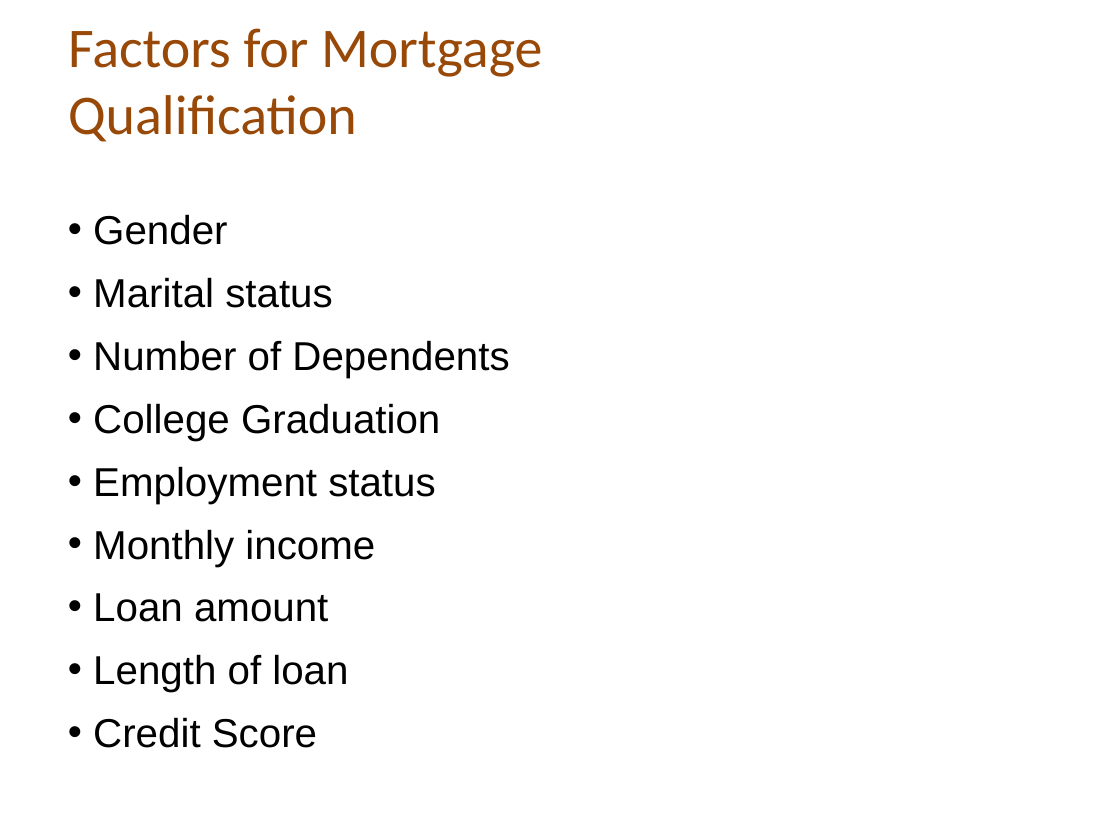
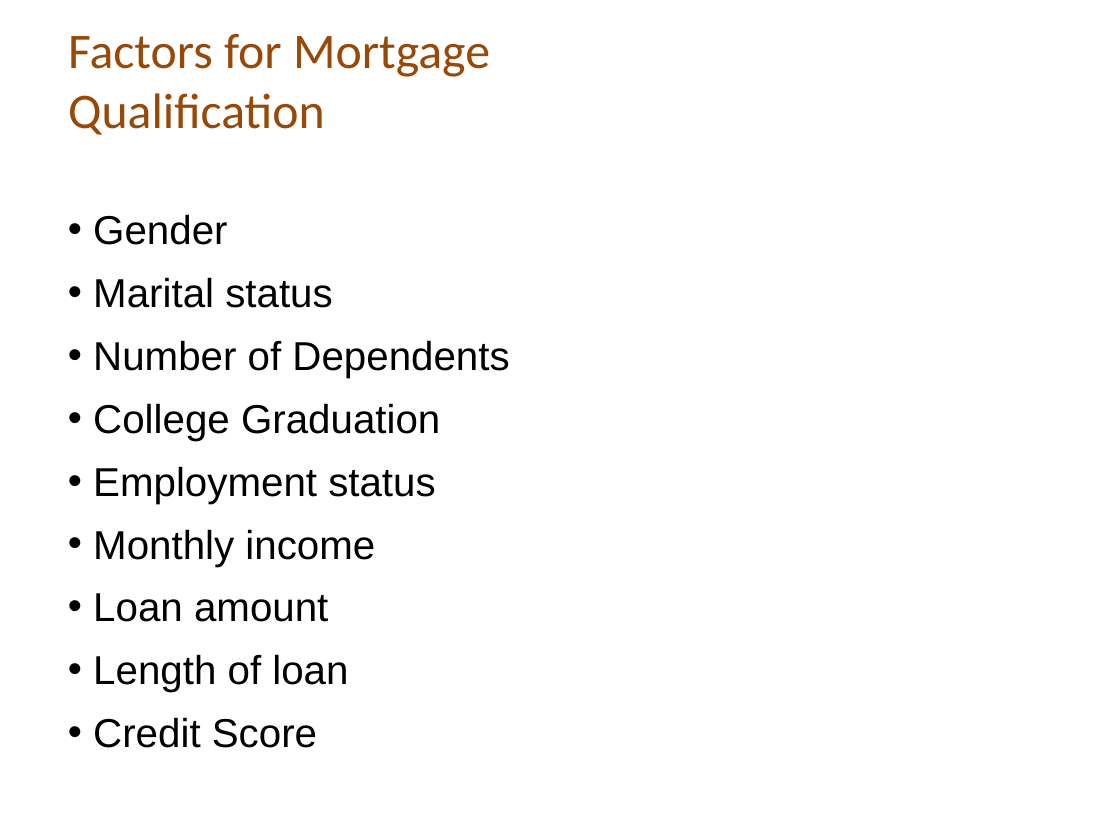
Before and after one commit to dsalisbury1141/Predicting-Loan-Eligibility-Machine-Learning, a slide deck: slide 4 of Machine_Learning_Presentation.pptx. Drawn at 1120x840 pixels with LibreOffice and Linux fonts; fonts in the diff are those of the drawing; background and template pictures are left out. Boxes give left, top, right and bottom in pixels: in the first picture for what was removed or moved away, otherwise in the second. Text is boxed around its words. In the diff, an @@ line names an element or a change of style, - is before the commit and + after.

```diff
--- a/Machine_Learning_Presentation.pptx
+++ b/Machine_Learning_Presentation.pptx
@@ title "Factors for Mortgage Qualification" at [68,34,490,135]: size 36 to 32 pt @@
```
Also in this commit, not shown: 5 other slides changed.
